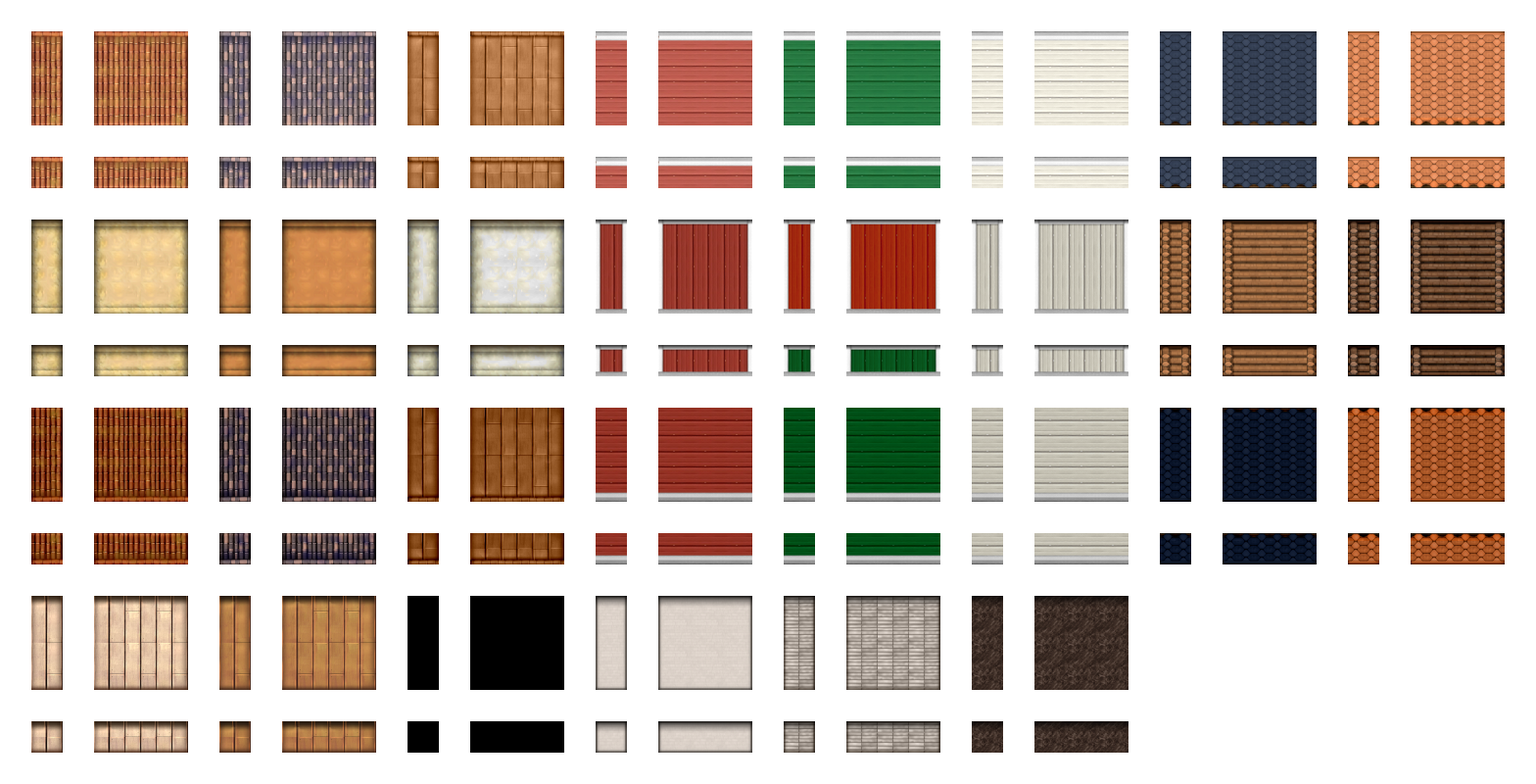
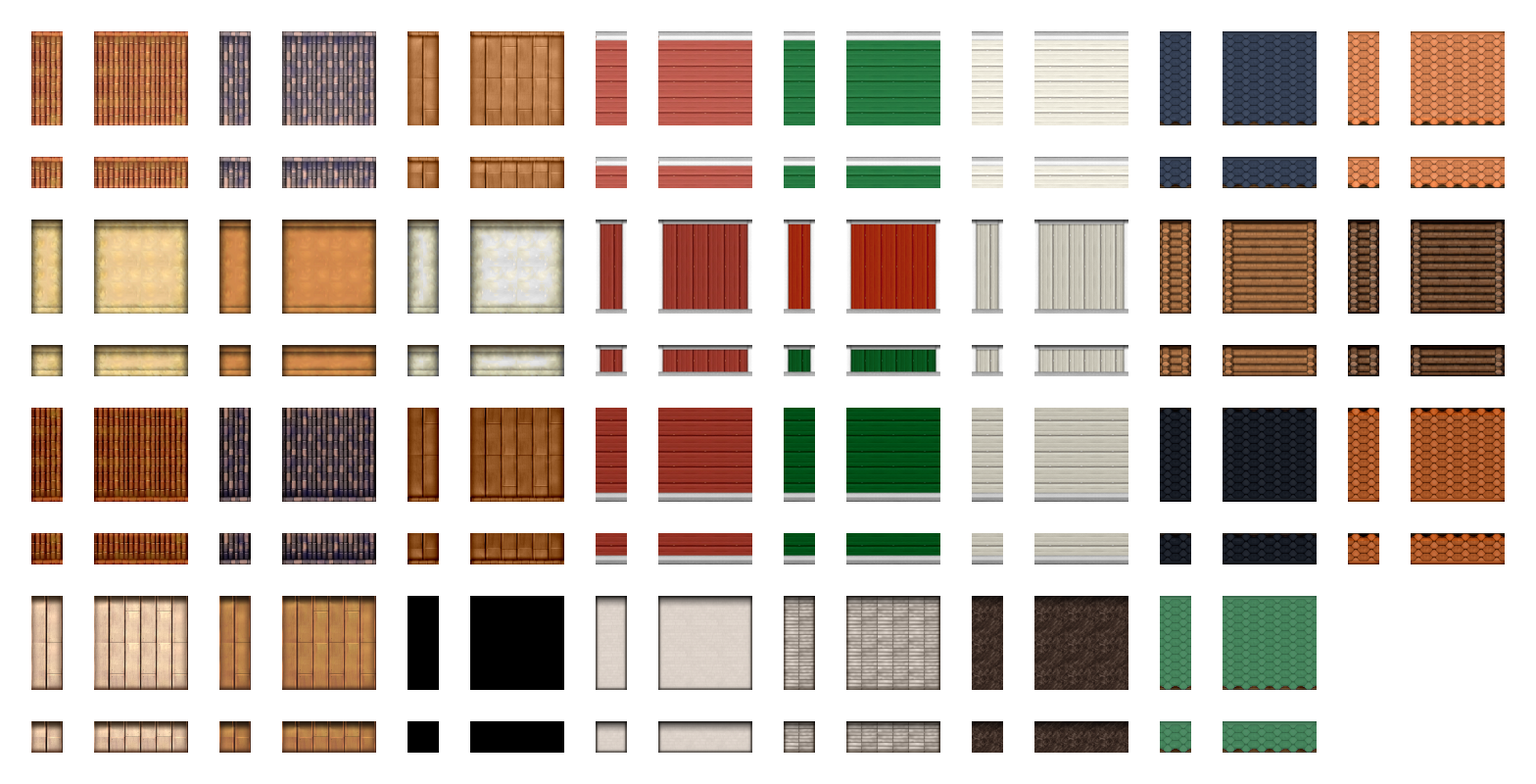
Layer changes from the first 1536 x 784 image to the second:
painted on "KR_Urban_ModernExt_A3-square.png" over [1159, 407, 1317, 753]
